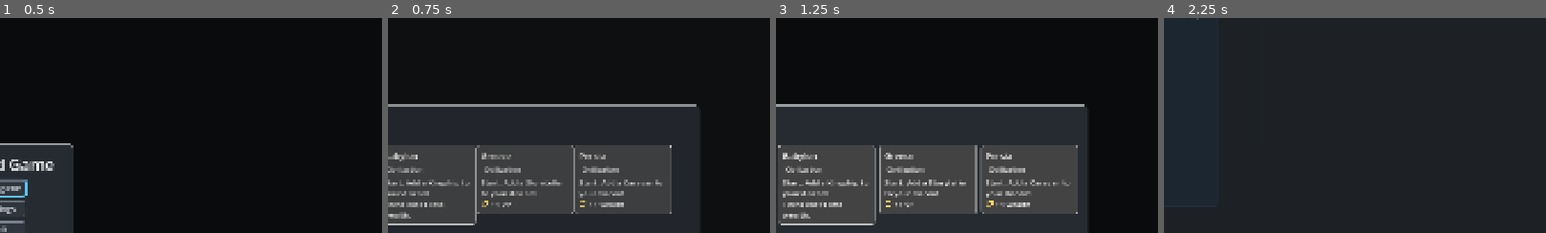
Above: before the commit, frames 1-4 (left to right).
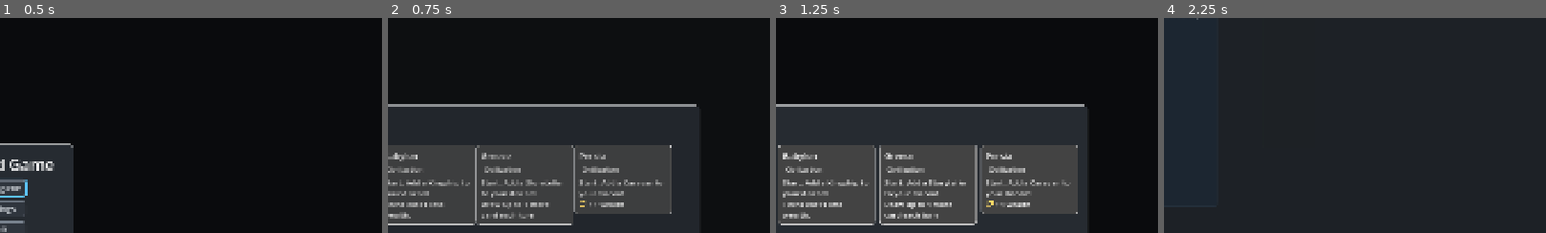
Above: after the commit, the same moments.

Repository: r888888888/4x-card-game
Game: Godot game, scene res://ui/main.tscn
Two runs of this game, one before a commit and one after it. Both use one fixed random seed, a clock stepped at 60 frames per second and the inputs below.
Inputs (mouse positions are % of the whole screen's width and height, from its top left):
- Up to frame 1 (0.5 s): no input
- Up to frame 2 (0.75 s): click "New game" at 0.5 s
- Up to frame 3 (1.25 s): no input
- Up to frame 4 (2.25 s): click (51, 62) at 1.27 s; type "12" at 1.35 s; click "Start" at 2 s
The pictures show only the part of the screen within x 50-100%, y 9-59%; the shares and areas given below are measured in that part.

Frame 1 is identical in both runs. In frame 2, 1.6% of the frame differs, in the area x 23-49%, y 84-97%; in frame 3, 1.7%, in the area x 27-53%, y 84-97%; in frame 4, nothing differs.

Commit message:
109: a hand_size modifier changes the hand drawn each turn; Greece draws up to 6
Co-Authored-By: Claude Opus 5.5 <noreply@anthropic.com>

Diff:
--- a/data/cards.json
+++ b/data/cards.json
@@ -212,13 +212,12 @@
       ]
     },
     {
-      "id": "greece", "name": "Greece", "type": "civilization",
+      "id": "greece", "name": "Greece", "type": "civilization", "modifiers": { "hand_size": 1 },
       "vp": 0, "tags": [],
       "flavor": "Rival city-states argued in the agora, staged tragedies in open theatres, and asked questions philosophers still ask.",
       "quote": { "text": "The unexamined life is not worth living.", "by": "Socrates, in Plato's Apology" },
       "effects": [
-        { "op": "create", "card": "storyteller", "zone": "discard", "trigger": "start" },
-        { "op": "score", "amount": 1, "trigger": "upkeep" }
+        { "op": "create", "card": "storyteller", "zone": "discard", "trigger": "start" }
       ]
     },
     {
--- a/engine/card_def.gd
+++ b/engine/card_def.gd
@@ -12,7 +12,11 @@
 const GOVERNMENT := "government"  # played from the hand to replace the ruling government, which leaves the game
 const TYPES: Array[String] = [ACTION, BUILDING, CITY, TERRITORY, TECH, EVENT, CIVILIZATION, GOVERNMENT]
 ## Each modifier key's noun in card text, [singular, plural] (129).
-const MODIFIER_NOUNS := {Modifiers.ACTIONS: ["action", "actions"]}
+## Each modifier key's line in card text (129, 109): %d is the amount; [for a gain, for a loss].
+const MODIFIER_TEXT := {
+	Modifiers.ACTIONS: ["+%d action%s each turn", "−%d action%s each turn"],
+	Modifiers.HAND_SIZE: ["Draw up to %d more card%s each turn", "Draw up to %d fewer card%s each turn"],
+}
 
 var id: String = ""
 var name: String = ""
@@ -144,7 +148,7 @@
 	var out: PackedStringArray = []
 	for key in modifiers:
 		var n: int = modifiers[key]
-		var line := "%s%d %s each turn" % ["+" if n > 0 else "−", absi(n), MODIFIER_NOUNS[key][0 if absi(n) == 1 else 1]]
+		var line: String = MODIFIER_TEXT[key][0 if n > 0 else 1] % [absi(n), "" if absi(n) == 1 else "s"]
 		out.append(line + (" while active" if long and type == EVENT else ""))
 	return out
 
--- a/engine/config_loader.gd
+++ b/engine/config_loader.gd
@@ -48,6 +48,11 @@
 			errs.append("resource_keywords: '%s' is also in 'keywords'" % k)
 
 	config.hand_limit = Fields.read_int(raw, "hand_limit", errs, config.hand_size, maxi(7, config.hand_size))
+	for id in cards:  # 109: one card's hand_size modifier alone must fit under hand_limit
+		var more: int = cards[id].modifiers.get(Modifiers.HAND_SIZE, 0)
+		if config.hand_size + more > config.hand_limit:
+			errs.append("card '%s': modifiers.hand_size %d takes hand_size %d past hand_limit %d" % [
+				id, more, config.hand_size, config.hand_limit])
 
 	var starting: Variant = raw.get("starting", {})
 	if starting is Dictionary:
--- a/engine/data_loader.gd
+++ b/engine/data_loader.gd
@@ -25,7 +25,7 @@
 	"modifiers": [CardDef.BUILDING, CardDef.CITY, CardDef.TECH, CardDef.CIVILIZATION, CardDef.GOVERNMENT, CardDef.EVENT],
 }
 ## The keys a card's modifiers object may use (129); Modifiers.total sums each over the working cards.
-const MODIFIER_KEYS: Array[String] = [Modifiers.ACTIONS]
+const MODIFIER_KEYS: Array[String] = [Modifiers.ACTIONS, Modifiers.HAND_SIZE]
 const TYPE_PLURALS := {CardDef.TERRITORY: "territories", CardDef.BUILDING: "buildings", CardDef.TECH: "techs", CardDef.EVENT: "events", CardDef.CIVILIZATION: "civilizations", CardDef.GOVERNMENT: "governments"}
 ## Card types that never sit on a territory, so their effects can't use a keyword or need a target.
 const NO_TERRITORY_TYPES: Array[String] = [CardDef.TECH, CardDef.EVENT, CardDef.GOVERNMENT]
--- a/engine/game_engine.gd
+++ b/engine/game_engine.gd
@@ -292,6 +292,11 @@
 	return CardPlay.actions_per_turn(self)
 
 
+## The hand drawn up to each turn: config hand_size plus the hand_size modifier, between 1 and hand_limit (109).
+func hand_size() -> int:
+	return Modifiers.hand_size(self)
+
+
 ## key ("actions", …) summed over the `modifiers` of the working tableau cards, ALWAYS_ON_ZONES and active events (129).
 func modifier(key: String) -> int:
 	return Modifiers.total(self, key)
--- a/engine/modifiers.gd
+++ b/engine/modifiers.gd
@@ -3,8 +3,10 @@
 ## Standing modifiers (backlog 129): a card's `modifiers` ({key: int}) count while it works. Static functions on the
 ## engine's state; GameEngine.modifier calls total.
 
-## The modifier keys (DataLoader.MODIFIER_KEYS lists the valid ones): extra actions each turn.
+## The modifier keys (DataLoader.MODIFIER_KEYS lists the valid ones): extra actions each turn, and more cards drawn
+## each turn (109).
 const ACTIONS := "actions"
+const HAND_SIZE := "hand_size"
 
 
 ## The cards whose upkeep and modifiers apply: tableau cards that aren't idle, then the cards in ALWAYS_ON_ZONES
@@ -17,6 +19,11 @@
 	return out
 
 
+## The hand drawn up to each turn: config hand_size plus the hand_size modifier, between 1 and hand_limit (109).
+static func hand_size(e: GameEngine) -> int:
+	return clampi(e.config.hand_size + total(e, HAND_SIZE), 1, e.config.hand_limit)
+
+
 ## key summed over the working cards and the active events; 0 when none has it.
 static func total(e: GameEngine, key: String) -> int:
 	var sum := 0
--- a/engine/turn_loop.gd
+++ b/engine/turn_loop.gd
@@ -126,7 +126,7 @@
 	if e.population_on():
 		Population.feed(e)
 	Research.check_era_unlocks(e)
-	e.draw(maxi(0, e.config.hand_size - e.zone("hand").size()))
+	e.draw(maxi(0, e.hand_size() - e.zone("hand").size()))
 
 
 ## Resolves "upkeep" on every working card: tableau cards that aren't idle, the cards in ALWAYS_ON_ZONES
--- a/tests/test_hand_size.gd
+++ b/tests/test_hand_size.gd
@@ -85,11 +85,17 @@
 
 # --- AC4: the deal ---
 
+## The hand in the order drawn, then the deck from its top (the deck's last card).
+func draw_order(e: Object) -> Array[String]:
+	var deck := card_ids(e.zone("deck"))
+	deck.reverse()
+	return card_ids(e.zone("hand")) + deck
+
+
 func test_the_same_seed_deals_the_same_order_with_or_without_the_bonus() -> void:
 	var plain: Object = game_as("")
 	var sages: Object = game_as("sages")
-	eq(card_ids(sages.zone("hand")) + card_ids(sages.zone("deck")), card_ids(plain.zone("hand")) + card_ids(plain.zone("deck")),
-		"hand then deck, in order")
+	eq(draw_order(sages), draw_order(plain), "the cards drawn, then the deck from the top")
 	eq(sages.zone("hand").size(), plain.zone("hand").size() + 1, "only the number drawn differs")
 
 
